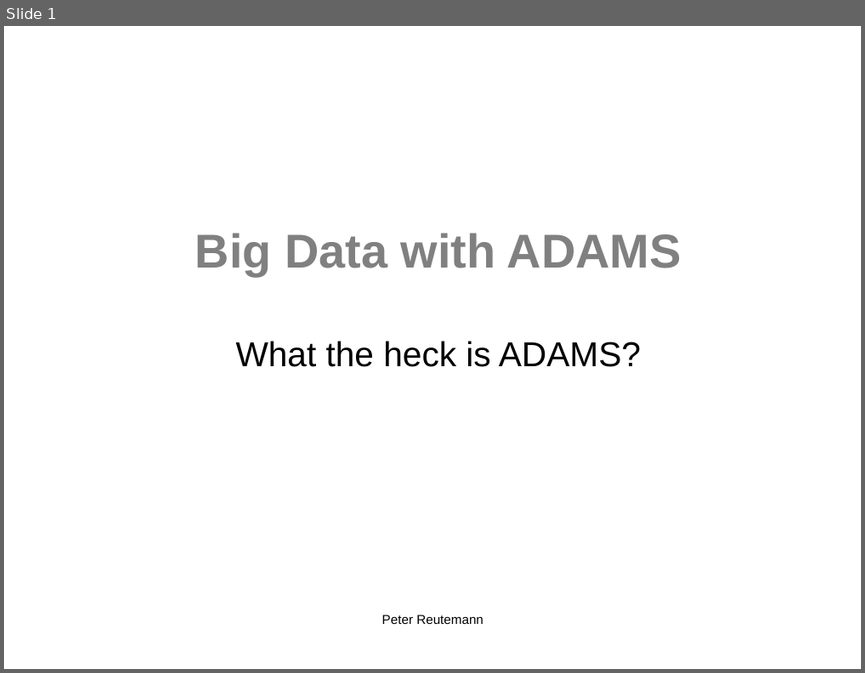
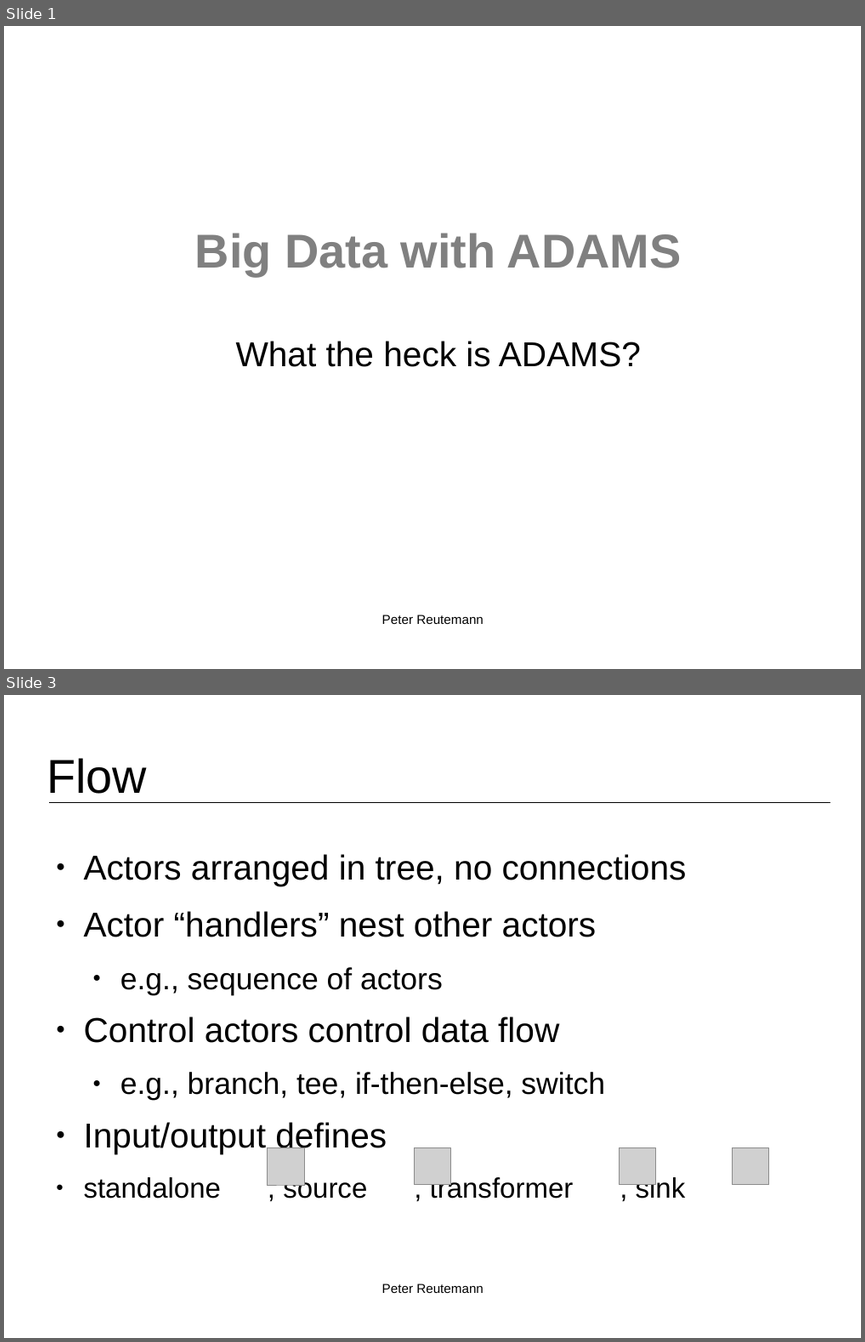
Before and after one commit to fracpete/bigmine-2015, a slide deck: talk/bigmine2015_reutemann.odp. Shown one above the other, each under a label of ours: slide 1 before the commit, slides 1 and 3 after it; the slides between them are not shown. The pictures are 865x673 and 865x1342 pixels, drawn with LibreOffice and Linux fonts; fonts in the diff are those of the drawing; grey boxes stand for pictures; background and template pictures are left out. Boxes give left, top, right and bottom in pixels: in the first picture for what was removed or moved away, otherwise in the second. Text is boxed around its words. In the diff, an @@ line names an element or a change of style, - is before the commit and + after.

```diff
--- a/talk/bigmine2015_reutemann.odp
+++ b/talk/bigmine2015_reutemann.odp
@@ slide 3 added at [4, 695, 861, 1338], background #FFFFFF @@
@@ title added at [46, 758, 147, 794], 44 pt, text #000000 @@
+Flow
@@ line added from (50, 802) to (830, 802), #000000 0 pt @@
@@ text added at [84, 854, 687, 1198], 32 pt, text #000000 @@
+● Actors arranged in tree, no connections
+● Actor “handlers” nest other actors
+  ● e.g., sequence of actors
+● Control actors control data flow
+  ● e.g., branch, tee, if-then-else, switch
+● Input/output defines
+● standalone , source , transformer , sink
@@ picture added at [268, 1147, 305, 1185] @@
@@ picture added at [414, 1147, 451, 1185] @@
@@ picture added at [619, 1147, 656, 1185] @@
@@ picture added at [732, 1147, 770, 1185] @@
@@ text added at [382, 1283, 483, 1293], 12 pt, text #000000 @@
+Peter Reutemann
```
Also in this commit, not shown: 5 other slides added, 1 slide removed, 22 other files.
